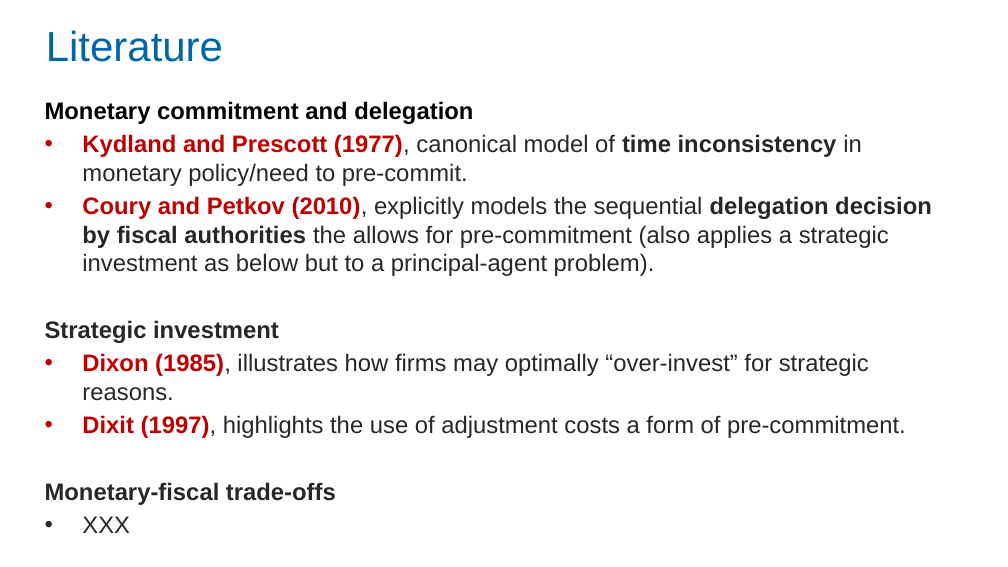
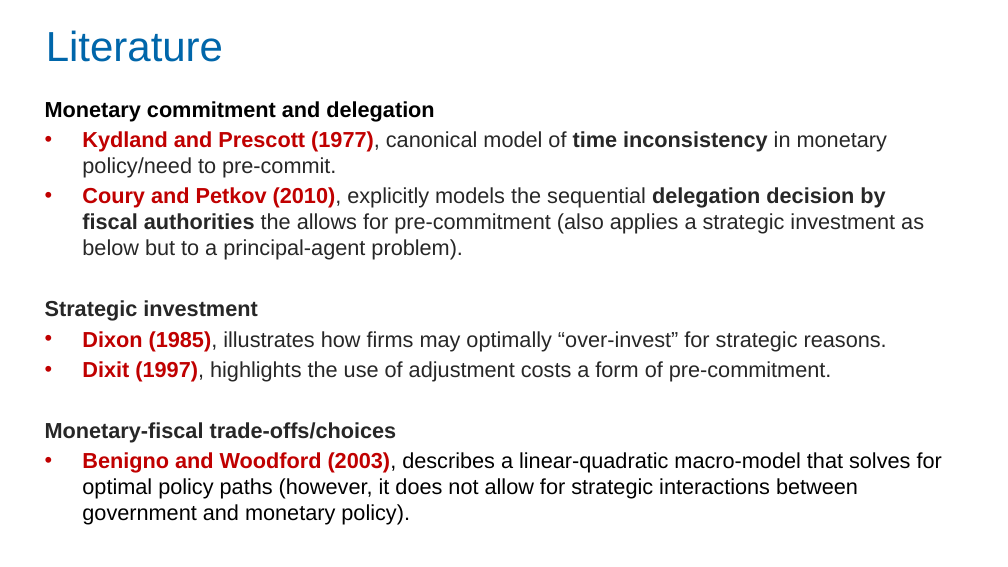
Before and after one commit to Zjub/TVHENZ, a slide deck: slide 4 of MF coordination/SI_game/Monetary and Fiscal Policy Coordination.pptx. Drawn at 1008x567 pixels with LibreOffice and Linux fonts; fonts in the diff are those of the drawing. Boxes give left, top, right and bottom in pixels: in the first picture for what was removed or moved away, otherwise in the second. Text is boxed around its words. In the diff, an @@ line names an element or a change of style, - is before the commit and + after.

```diff
--- a/MF coordination/SI_game/Monetary and Fiscal Policy Coordination.pptx
+++ b/MF coordination/SI_game/Monetary and Fiscal Policy Coordination.pptx
@@ text at [45,101,924,382]: size 17 to 15.5 pt in "Monetary commitment and delegation", "Kydland and Prescott (1977), canonical model of ...", "Coury and Petkov (2010), explicitly models the ...", "Strategic investment" and 2 more places @@
@@ text at [45,422,942,499]: text changed; size 17 to 15.5 pt; text colour #272727 to #000000; bold off @@
-Monetary-fiscal trade-offs
-• XXX
+Monetary-fiscal trade-offs/choices
+• Benigno and Woodford (2003), describes a linear-quadratic macro-model that solves for optimal policy paths (however, it does not allow for strategic interactions between government and monetary policy).
```
Also in this commit, not shown: 6 other slides changed, 1 slide added, 3 other files.
